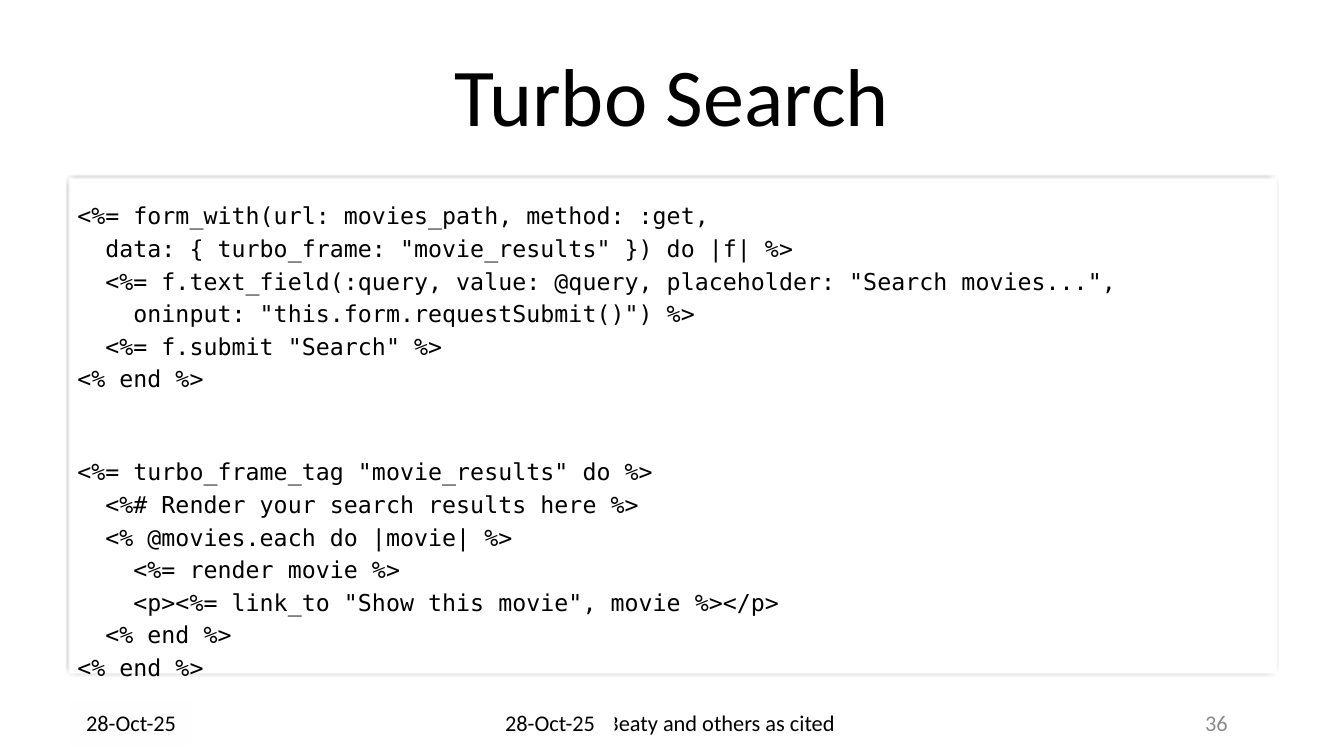
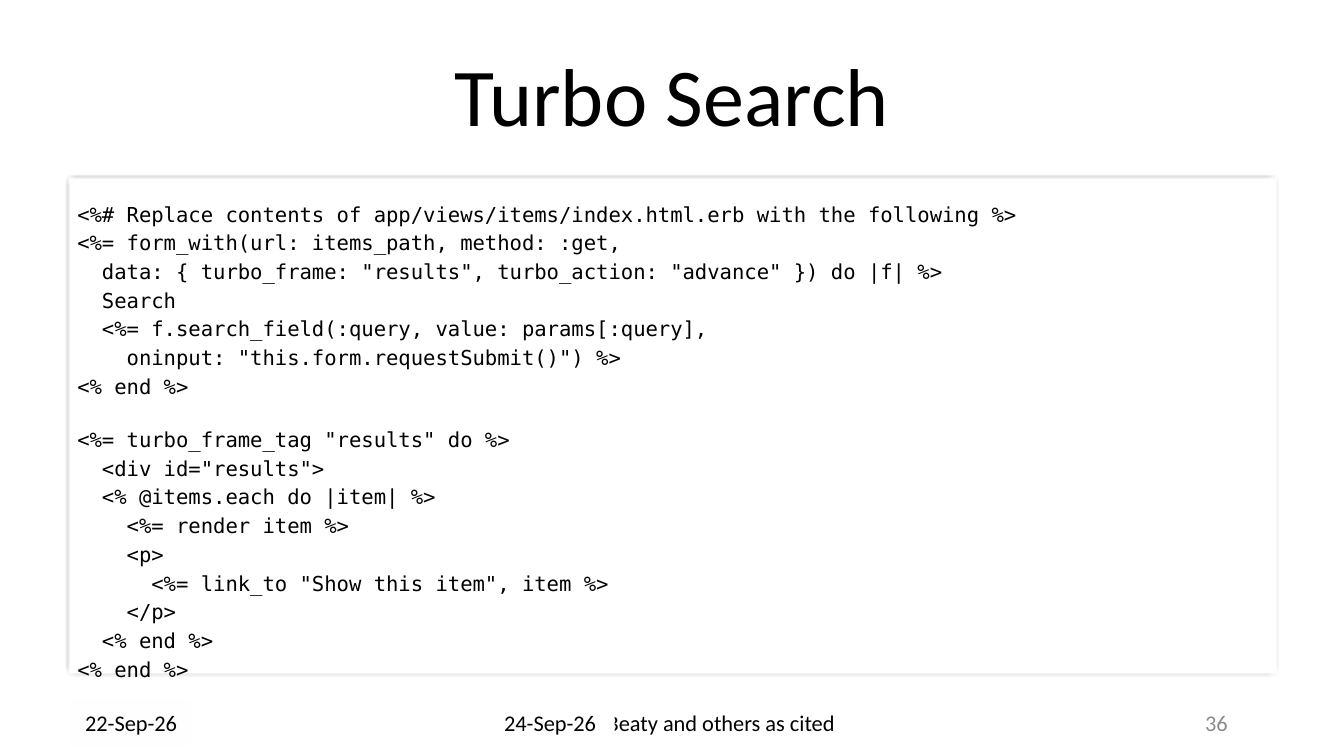
Before and after one commit to drb80/WebAppDev, a slide deck: slide 36 of Slides/Chapter05.pptx. Drawn at 1344x756 pixels with LibreOffice and Linux fonts; fonts in the diff are those of the drawing; background and template pictures are left out. Boxes give left, top, right and bottom in pixels: in the first picture for what was removed or moved away, otherwise in the second. Text is boxed around its words. In the diff, an @@ line names an element or a change of style, - is before the commit and + after.

```diff
--- a/Slides/Chapter05.pptx
+++ b/Slides/Chapter05.pptx
@@ text at bbox=[102, 206, 979, 341]: text changed; size 16.7 to 14.7 pt @@
-<%= form_with(url: movies_path, method: :get,
-data: { turbo_frame: "movie_results" }) do |f| %>
-<%= f.text_field(:query, value: @query, placeholder: "Search movies...",
+<%# Replace contents of app/views/items/index.html.erb with the following %>
+<%= form_with(url: items_path, method: :get,
+data: { turbo_frame: "results", turbo_action: "advance" }) do |f| %>
+Search
+<%= f.search_field(:query, value: params[:query],
@@ text at bbox=[114, 349, 584, 678]: size 16.7 to 14.7 pt in "oninput: "this.form.requestSubmit()") %>", "<% end %>", "<% end %>", "<% end %>" @@
@@ text at bbox=[161, 337, 400, 356]: paragraph removed @@
-<%= f.submit "Search" %>
@@ text at bbox=[102, 431, 571, 624]: text changed; size 16.7 to 14.7 pt @@
-<%= turbo_frame_tag "movie_results" do %>
-<%# Render your search results here %>
-<% @movies.each do |movie| %>
-<%= render movie %>
-<p><%= link_to "Show this movie", movie %></p>
+<%= turbo_frame_tag "results" do %>
+<div id="results">
+<% @items.each do |item| %>
+<%= render item %>
+<p>
+<%= link_to "Show this item", item %>
+</p>
@@ text at bbox=[85, 716, 177, 735]: text changed @@
-28-Oct-25
+22-Sep-26
@@ text at bbox=[504, 716, 596, 735]: text changed @@
-28-Oct-25
+24-Sep-26
```
Also in this commit, not shown: 68 other slides changed, 4 other files.
